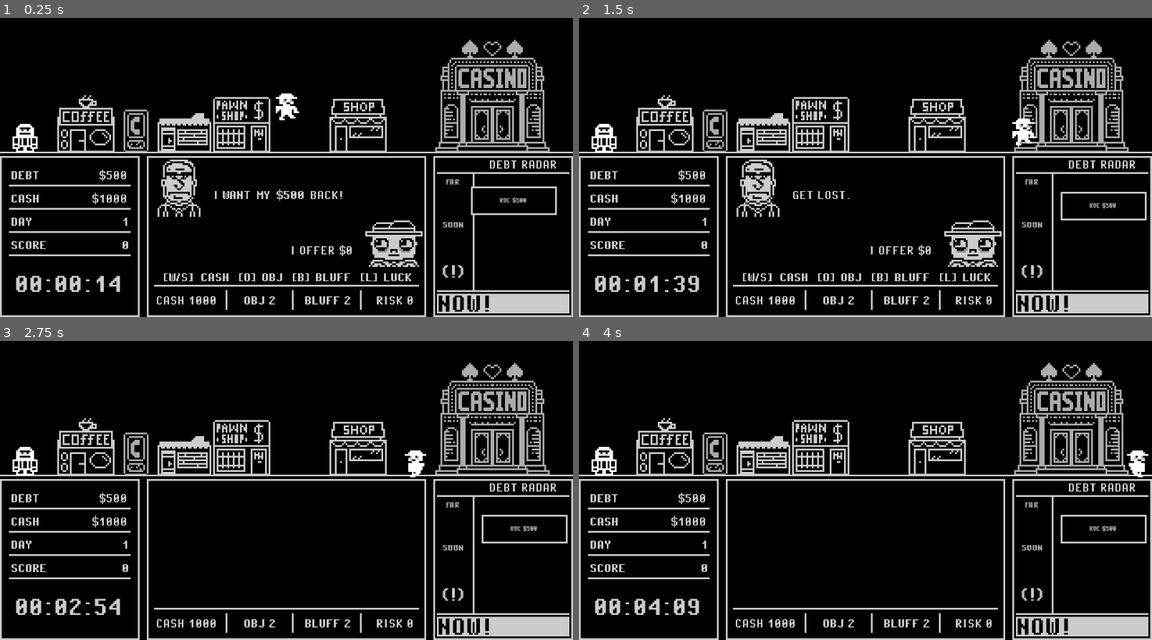
Above: before the commit, frames 1-4 (two rows, left to right).
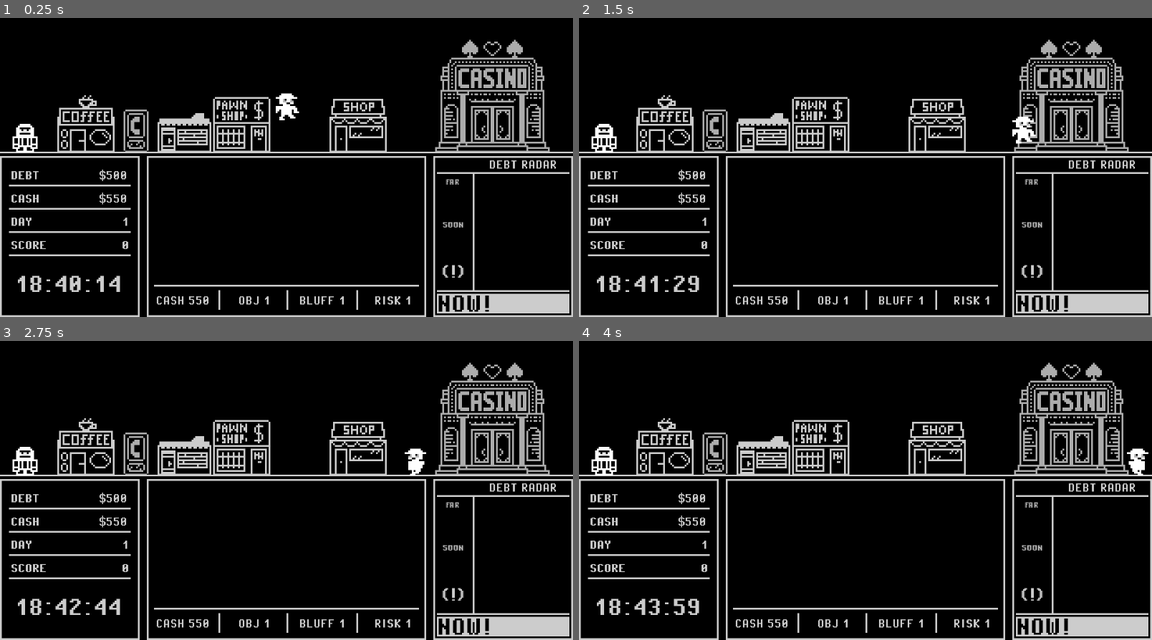
Above: after the commit, the same moments.

Repository: MonMad000/stressed-jimmy
Game: Godot game, scene res://assets/scenes/game/game.tscn
The game is run twice, just before and just after one commit, with the same random seed, the same clock (stepped at 60 frames per second) and the same inputs.
Inputs:
- Up to frame 1 (0.25 s): no input
- Up to frame 2 (1.5 s): hold E (interact) 0.53-1.28 s; hold D (move_right) from 0.53 s (still down); tap Space (jump) at 0.77 s; tap Shift (run) at 0.8, 1.35 s
- Up to frame 3 (2.75 s): tap Space (jump) at 1.52 s; tap E (interact) at 1.55, 2 s; release D (move_right) at 2.03 s; hold A (move_left) from 2.03 s (still down); hold E (interact) from 2.03 s (still down); tap Shift (run) at 2.3 s
- Up to frame 4 (4 s): release A (move_left) at 2.78 s; release E (interact) at 2.78 s; hold D (move_right) from 2.78 s (still down); tap B (offer_bluff) at 2.85 s; tap Space (jump) at 3.02, 3.77 s; tap E (interact) at 3.05, 3.5 s; hold Shift (run) from 3.53 s (still down); tap L (offer_luck) at 3.6 s

The runs differ from the first frame. In frame 1, 3.6% of the frame differs, in the area x 2-98%, y 47-98%; in frame 2, 3.5%; in frame 3, 1.3%; in frame 4, 1.3%.

Commit message:
Update current project state

Diff:
--- a/assets/scenes/game/game.tscn
+++ b/assets/scenes/game/game.tscn
@@ -6,7 +6,6 @@
 [ext_resource type="PackedScene" uid="uid://dvtooy6fxbn4o" path="res://assets/scenes/buildings/shop.tscn" id="2_suxfe"]
 [ext_resource type="Texture2D" uid="uid://d0bxv58fa721t" path="res://assets/HUD/dadosNegros.png" id="3_453kb"]
 [ext_resource type="Texture2D" uid="uid://7o1r2fifcmae" path="res://assets/HUD/dados.png" id="3_bcxjq"]
-[ext_resource type="PackedScene" uid="uid://cx66lx1gw4yti" path="res://scripts/systems/debt_marker.tscn" id="3_d31sr"]
 [ext_resource type="PackedScene" uid="uid://7qd31ju2qhbx" path="res://assets/scenes/buildings/house_2.tscn" id="3_krlks"]
 [ext_resource type="PackedScene" uid="uid://2y8suhqfr25n" path="res://assets/scenes/buildings/coffee.tscn" id="3_oblms"]
 [ext_resource type="PackedScene" uid="uid://blspb1vs0ikrp" path="res://assets/scenes/buildings/casino.tscn" id="4_7yykc"]
@@ -113,7 +112,6 @@
 [node name="HUD" type="CanvasLayer" parent="." unique_id=333007902]
 script = ExtResource("8_ab1nb")
 dice_sheet = ExtResource("3_453kb")
-debt_marker_scene = ExtResource("3_d31sr")
 
 [node name="HUDRoot" type="Control" parent="HUD" unique_id=2069023593]
 modulate = Color(0.8, 0.8, 0.8, 1)
@@ -705,18 +703,6 @@
 text = "NOW!"
 horizontal_alignment = 2
 
-[node name="DebtMarkers" type="Control" parent="HUD/HUDRoot/BottomPanel/Columns/ContextPanel/ContextScreens/DebtsScreen/RadarArea" unique_id=1440946214]
-layout_mode = 1
-anchors_preset = 15
-anchor_right = 1.0
-anchor_bottom = 1.0
-offset_left = 22.0
-offset_top = 1.0
-offset_bottom = -4.0
-grow_horizontal = 2
-grow_vertical = 2
-mouse_filter = 2
-
 [node name="NowSeparator" type="HSeparator" parent="HUD/HUDRoot/BottomPanel/Columns/ContextPanel/ContextScreens/DebtsScreen" unique_id=535495253]
 layout_mode = 0
 offset_left = 2.0
@@ -809,7 +795,6 @@
 physics_material_override = SubResource("PhysicsMaterial_djkgf")
 
 [node name="CollisionShape2D" type="CollisionShape2D" parent="GroundBody" unique_id=1920148182]
-position = Vector2(0, 1)
 shape = SubResource("RectangleShape2D_djkgf")
 
 [node name="RunState" type="Node2D" parent="." unique_id=486799942]
--- a/assets/scenes/game/negotiation_manager.gd
+++ b/assets/scenes/game/negotiation_manager.gd
@@ -11,7 +11,8 @@
 var current_objects_offer: int = 0
 var current_bluff_offer: int = 0
 var use_luck: bool = false
-
+var input_lock_time: float = 0.0
+var start_lock_time: float = 0.0
 
 func start_negotiation(
 	target_debt: int = 500,
@@ -19,7 +20,11 @@
 	debt_id: int = -1,
 	creditor_name: String = "ROCCO"
 ) -> void:
+	if not can_start_negotiation():
+		return
+
 	is_negotiating = true
+	input_lock_time = 0.15
 
 	current_cash_offer = 0
 	current_objects_offer = 0
@@ -40,11 +45,16 @@
 	_update_offer_display()
 
 func _ready() -> void:
-	start_negotiation(500, NegotiationEngine.OpponentProfile.NORMAL)
+	pass
+	#start_negotiation(500, NegotiationEngine.OpponentProfile.NORMAL)
 func _process(_delta: float) -> void:
+	if start_lock_time > 0.0:
+		start_lock_time -= _delta
 	if not is_negotiating:
 		return
-
+	if input_lock_time > 0.0:
+		input_lock_time -= _delta
+		return
 	if Input.is_action_just_pressed("bet_up"):
 		_increase_cash_offer()
 
@@ -61,6 +71,7 @@
 		_toggle_luck_offer()
 
 	if Input.is_action_just_pressed("interact"):
+		print("INTERACT DETECTED INSIDE NEGOTIATION")
 		_submit_offer()
 
 	if Input.is_action_just_pressed("cancel"):
@@ -115,6 +126,11 @@
 
 
 func _submit_offer() -> void:
+	print("SUBMIT OFFER CALLED")
+	print("Offer cash: ", current_cash_offer)
+	print("Offer obj: ", current_objects_offer)
+	print("Offer bluff: ", current_bluff_offer)
+	print("Use luck: ", use_luck)
 	negotiation_controller.set_offer(
 		current_cash_offer,
 		current_objects_offer,
@@ -143,8 +159,13 @@
 
 
 func _end_negotiation(final_message: String) -> void:
+	print("END NEGOTIATION CALLED: ", final_message)
+
 	is_negotiating = false
+	start_lock_time = 0.25
+
 	hud.set_opponent_message(final_message)
+	hud.set_offer_hint("[E] TALK")
 
 	# Por ahora no salimos automáticamente de la pantalla.
 	# Dejamos el mensaje visible para leerlo.
@@ -170,7 +191,7 @@
 		hud.set_opponent_message("YOU DON'T OWE ME.")
 		hud.set_offer_text(0, 0, 0, false)
 		hud.set_offer_hint("[Q] LEAVE")
-		is_negotiating = true
+		is_negotiating = false
 		return
 
 	var debt_amount: int = int(debt["amount"])
@@ -183,3 +204,5 @@
 		debt_id,
 		real_creditor_name
 	)
+func can_start_negotiation() -> bool:
+	return not is_negotiating and start_lock_time <= 0.0
--- a/assets/scenes/game/negotiation_tester.gd
+++ b/assets/scenes/game/negotiation_tester.gd
@@ -6,8 +6,8 @@
 var errors_found: int = 0
 
 
-func _ready() -> void:
-	run_all_negotiation_tests()
+#afunc _ready() -> void:
+	#run_all_negotiation_tests()
 
 
 func run_all_negotiation_tests() -> void:
--- a/assets/scenes/npc/loan_shark.gd
+++ b/assets/scenes/npc/loan_shark.gd
@@ -33,10 +33,16 @@
 	_update_prompt_blink(delta)
 
 	if Input.is_action_just_pressed("interact"):
+		if not negotiation_manager.can_start_negotiation():
+			return
+
 		start_negotiation()
 
 
 func start_negotiation() -> void:
+	if not negotiation_manager.can_start_negotiation():
+		return
+
 	interaction_prompt.visible = false
 
 	negotiation_manager.start_negotiation_for_creditor(
--- a/debt_marker.gd
+++ /dev/null
@@ -1,37 +0,0 @@
-extends Control
-class_name DebtMarker
-
-@onready var marker_label: Label = $MarkerPanel/MarkerLabel
-@onready var marker_panel: Panel = $MarkerPanel
-
-var debt_id: int = -1
-
-
-func setup(new_debt_id: int, creditor_name: String, amount: int, time_text: String = "") -> void:
-	debt_id = new_debt_id
-
-	var creditor_code: String = _get_creditor_code(creditor_name)
-
-	if time_text == "":
-		marker_label.text = creditor_code + " $" + str(amount)
-	else:
-		marker_label.text = creditor_code + " $" + str(amount) + " " + time_text
-
-
-func set_alert(is_alert: bool) -> void:
-	# Por ahora solo cambiamos visibilidad/estilo textual luego.
-	# Más adelante podemos cambiar StyleBox o hacer blink.
-	if is_alert:
-		marker_label.text = "!" + marker_label.text
-	else:
-		if marker_label.text.begins_with("!"):
-			marker_label.text = marker_label.text.substr(1)
-
-
-func _get_creditor_code(creditor_name: String) -> String:
-	var clean_name: String = creditor_name.strip_edges().to_upper()
-
-	if clean_name.length() <= 3:
-		return clean_name
-
-	return clean_name.substr(0, 3)
--- a/scripts/hud.gd
+++ b/scripts/hud.gd
@@ -69,11 +69,8 @@
 # ============================================================
 # PANEL DERECHO - CONTEXTOS
 # ============================================================
-@export var debt_marker_scene: PackedScene
 @onready var debts_screen: Control = $HUDRoot/BottomPanel/Columns/ContextPanel/ContextScreens/DebtsScreen
 @onready var craps_rules_screen: Control = $HUDRoot/BottomPanel/Columns/ContextPanel/ContextScreens/CrapsRulesScreen
-@onready var debt_markers_container: Control = $HUDRoot/BottomPanel/Columns/ContextPanel/ContextScreens/DebtsScreen/RadarArea/DebtMarkers
-@onready var debt_radar_footer: Label = $HUDRoot/BottomPanel/Columns/ContextPanel/ContextScreens/DebtsScreen/DebtRadarFooter
 
 # ============================================================
 # BUILDING ACTIVE SYSTEM
@@ -81,7 +78,6 @@
 
 var active_building: Node = null
 var nearby_buildings: Array = []
-var debt_markers_by_id: Dictionary = {}
 
 # ============================================================
 # GODOT LIFECYCLE
@@ -106,7 +102,6 @@
 func update_hud() -> void:
 	update_left_panel()
 	update_center_resources()
-	update_debt_radar()
 
 func update_left_panel() -> void:
 	debt_value.text = "$" + str(run_state.total_debt)
@@ -362,159 +357,3 @@
 	set_opponent_message("I WANT MY $" + str(target_debt) + " BACK!")
 	set_offer_text(0, 0, 0, false)
 	set_offer_hint("[W/S] CASH  [O] OBJ  [B] BLUFF  [L] LUCK")
-
-func update_debt_radar() -> void:
-	if not debts_screen.visible:
-		return
-
-	if debt_marker_scene == null:
-		return
-
-	var active_debts: Array[Dictionary] = run_state.get_active_debts()
-	var visible_debt_ids: Array[int] = []
-
-	active_debts.sort_custom(_sort_debts_by_due_time)
-
-	for debt in active_debts:
-		var debt_id: int = int(debt["id"])
-		visible_debt_ids.append(debt_id)
-
-		var marker: DebtMarker = _get_or_create_debt_marker(debt)
-		var target_position: Vector2 = _get_debt_marker_position(debt)
-
-		marker.position = marker.position.lerp(target_position, 0.18)
-
-		var is_alert: bool = _is_debt_in_alert_zone(debt)
-		marker.set_alert(is_alert)
-
-		var time_text: String = _get_debt_time_text(debt)
-		marker.setup(
-		debt_id,
-		str(debt["creditor_name"]),
-		int(debt["amount"])
-	)
-
-	_remove_unused_debt_markers(visible_debt_ids)
-
-	debt_radar_footer.text = "TOTAL $" + str(run_state.total_debt)
-func _get_or_create_debt_marker(debt: Dictionary) -> DebtMarker:
-	var debt_id: int = int(debt["id"])
-
-	if debt_markers_by_id.has(debt_id):
-		return debt_markers_by_id[debt_id]
-
-	var marker: DebtMarker = debt_marker_scene.instantiate() as DebtMarker
-	debt_markers_container.add_child(marker)
-
-	marker.size = Vector2(48, 16)
-	marker.custom_minimum_size = Vector2(48, 16)
-
-	marker.setup(
-		debt_id,
-		str(debt["creditor_name"]),
-		int(debt["amount"]),
-		_get_debt_time_text(debt)
-	)
-
-	debt_markers_by_id[debt_id] = marker
-
-	return marker
-
-
-func _remove_unused_debt_markers(visible_debt_ids: Array[int]) -> void:
-	var ids_to_remove: Array[int] = []
-
-	for debt_id in debt_markers_by_id.keys():
-		if not visible_debt_ids.has(int(debt_id)):
-			ids_to_remove.append(int(debt_id))
-
-	for debt_id in ids_to_remove:
-		var marker: Node = debt_markers_by_id[debt_id]
-		marker.queue_free()
-		debt_markers_by_id.erase(debt_id)
-
-func _get_debt_marker_position(debt: Dictionary) -> Vector2:
-	var radar_height: float = debt_markers_container.size.y
-	var radar_width: float = debt_markers_container.size.x
-
-	var top_y: float = 4.0
-	var bottom_y: float = max(radar_height - 34.0, top_y)
-
-	var seconds_until_due: int = _get_seconds_until_debt_due(debt)
-	var radar_window_seconds: int = 24 * 60 * 60
-
-	var progress: float = 1.0 - clampf(
-		float(seconds_until_due) / float(radar_window_seconds),
-		0.0,
-		1.0
-	)
-
-	var y: float = lerpf(top_y, bottom_y, progress)
-
-	var marker_width: float = 48.0
-	var x: float = radar_width - marker_width - 2.0
-
-	x = max(x, 0.0)
-
-	return Vector2(x, y)
-
-func _get_absolute_seconds(day: int, seconds: int) -> int:
-	return (day - 1) * 24 * 60 * 60 + seconds
-
-
-func _get_seconds_until_debt_due(debt: Dictionary) -> int:
-	var debt_day: int = int(debt["due_day"])
-	var debt_time: int = int(debt["due_time_seconds"])
-
-	var current_absolute_seconds: int = _get_absolute_seconds(
-		run_state.current_day,
-		run_state.current_time_seconds
-	)
-
-	var debt_absolute_seconds: int = _get_absolute_seconds(
-		debt_day,
-		debt_time
-	)
-
-	return debt_absolute_seconds - current_absolute_seconds
-
-func _get_debt_time_text(debt: Dictionary) -> String:
-	var debt_day: int = int(debt["due_day"])
-	var debt_time: int = int(debt["due_time_seconds"])
-
-	if debt_day < run_state.current_day:
-		return "NOW"
-
-	if debt_day == run_state.current_day and debt_time <= run_state.current_time_seconds:
-		return "NOW"
-
-	if debt_day == run_state.current_day:
-		return _format_hour_minute(debt_time)
-
-	return "D" + str(debt_day)
-
-
-func _format_hour_minute(total_seconds: int) -> String:
-	var hours: int = total_seconds / 3600
-	var minutes: int = (total_seconds % 3600) / 60
-
-	return "%02d:%02d" % [hours, minutes]
-
-func _is_debt_in_alert_zone(debt: Dictionary) -> bool:
-	var seconds_until_due: int = _get_seconds_until_debt_due(debt)
-
-	return seconds_until_due <= 2 * 60 * 60
-
-
-func _sort_debts_by_due_time(a: Dictionary, b: Dictionary) -> bool:
-	var a_abs: int = _get_absolute_seconds(
-		int(a["due_day"]),
-		int(a["due_time_seconds"])
-	)
-
-	var b_abs: int = _get_absolute_seconds(
-		int(b["due_day"]),
-		int(b["due_time_seconds"])
-	)
-
-	return a_abs < b_abs
--- a/scripts/run_state.gd
+++ b/scripts/run_state.gd
@@ -3,7 +3,7 @@
 const DEBT_STATUS_ACTIVE: String = "ACTIVE"
 const DEBT_STATUS_RESOLVED: String = "RESOLVED"
 
-var cash: int = 150
+var cash: int = 550
 var total_debt: int = 500
 var score: int = 0
 var current_day: int = 1
--- a/scripts/systems/NegotiationController.gd
+++ b/scripts/systems/NegotiationController.gd
@@ -49,21 +49,36 @@
 	current_bluff_offer = max(bluff_amount, 0)
 	use_luck = wants_luck
 
-
 func submit_offer(run_state: Node) -> Dictionary:
+	print("CONTROLLER 1 - submit_offer START")
+
 	if is_finished:
+		print("CONTROLLER 2 - already finished")
 		return {
 			"result": "FINISHED",
 			"message": "NEGOTIATION CLOSED."
 		}
 
+	print("CONTROLLER 3 - checking resources")
+
 	if not _can_submit_offer(run_state):
+		print("CONTROLLER 4 - invalid resources")
 		return {
 			"result": "INVALID",
 			"message": "NOT ENOUGH RESOURCES."
 		}
 
+	print("CONTROLLER 5 - adding time")
 	run_state.current_time_seconds += attempt_time_cost_seconds
+
+	print("CONTROLLER 6 - before evaluate_offer")
+	print("target_debt: ", target_debt)
+	print("cash: ", current_cash_offer)
+	print("objects: ", current_objects_offer)
+	print("bluff: ", current_bluff_offer)
+	print("luck: ", use_luck)
+	print("risk: ", run_state.risk)
+	print("profile: ", opponent_profile)
 
 	var result: Dictionary = NegotiationEngine.evaluate_offer(
 		target_debt,
@@ -75,7 +90,14 @@
 		opponent_profile
 	)
 
+	print("CONTROLLER 7 - after evaluate_offer")
+	print("RAW RESULT: ", result)
+
 	result = _add_deal_reward_data(result)
+
+	print("CONTROLLER 8 - after reward data")
+	print("FINAL RESULT: ", result)
+
 	last_result = result
 
 	if bool(result["used_luck"]):
@@ -83,15 +105,21 @@
 
 	match str(result["result"]):
 		"ACCEPT":
+			print("CONTROLLER 9 - ACCEPT")
 			_apply_accept(run_state, result)
 			run_state.add_score(int(result["score_reward"]))
 
 		"REJECT":
+			print("CONTROLLER 10 - REJECT")
 			is_finished = true
 
 		"COUNTER":
-			pass
-
+			print("CONTROLLER 11 - COUNTER")
+
+		_:
+			print("CONTROLLER 12 - UNKNOWN RESULT: ", result["result"])
+
+	print("CONTROLLER 13 - submit_offer END")
 	return result
 
 
--- a/scripts/systems/debt_marker.tscn
+++ /dev/null
@@ -1,39 +0,0 @@
-[gd_scene format=3 uid="uid://cx66lx1gw4yti"]
-
-[ext_resource type="Script" uid="uid://c68e1gw18onvl" path="res://debt_marker.gd" id="1_x588i"]
-
-[sub_resource type="StyleBoxFlat" id="StyleBoxFlat_1qk45"]
-bg_color = Color(0, 0, 0, 1)
-border_width_left = 1
-border_width_top = 1
-border_width_right = 1
-border_width_bottom = 1
-border_color = Color(1, 1, 1, 1)
-
-[node name="DebtMarker" type="Control" unique_id=1838351120]
-layout_mode = 3
-anchors_preset = 15
-anchor_right = 1.0
-anchor_bottom = 1.0
-offset_right = -272.0
-offset_bottom = -164.0
-grow_horizontal = 2
-grow_vertical = 2
-script = ExtResource("1_x588i")
-
-[node name="MarkerPanel" type="Panel" parent="." unique_id=203140792]
-layout_mode = 0
-offset_right = 48.0
-offset_bottom = 16.0
-theme_override_styles/panel = SubResource("StyleBoxFlat_1qk45")
-
-[node name="MarkerLabel" type="Label" parent="MarkerPanel" unique_id=342075097]
-layout_mode = 0
-offset_left = 1.0
-offset_top = 1.0
-offset_right = 47.0
-offset_bottom = 15.0
-theme_override_font_sizes/font_size = 4
-text = "ROCCO $500"
-horizontal_alignment = 1
-vertical_alignment = 1
Binary file removed: assets/characters/jimmy/jimmy.png
Not shown, removed: assets/characters/jimmy/jimmy.png.import
Not shown, removed: debt_marker.gd.uid
